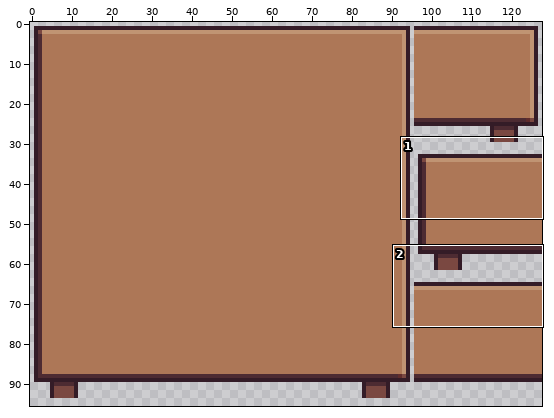
Edited in one commit: pixel-art file (assets/guide_wall.aseprite). Above, an overview of the earlier version with the close-up marked.
Close-up. The starting point:
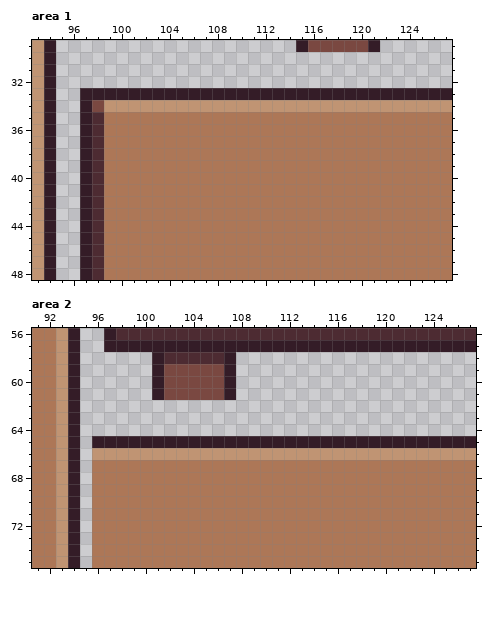
128x96 pixels, 1 frame. Shown: area 1: x 93..127, y 29..48; area 2: x 91..127, y 56..75. The commit also changed other parts of the picture, which this record leaves out.
After:
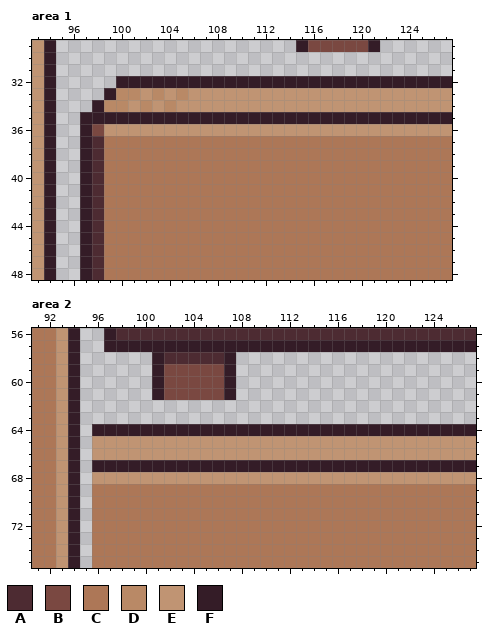
Palette (. is transparent): A #4d2b32  B #7a4841  C #ad7757  D #b98966  E #c09473  F #341c27
The edit:
Area 1:
The edit turns colour A into colour B in row 36 at x 98.
The edit turns colour E into colour D in row 34 at x 99 to 100, 102 and 104.
The edit turns colour F into colour D in row 33 at x 100 to 101, 103 and 105.
The edit turns colour C into colour E in row 36 at x 99 to 127.
The edit turns colour F into colour E in row 33 at x 102, 104 and 106 to 127.
There is now colour F in row 32 at x 100 to 127.
The edit turns colour A into colour F in row 35 at x 98.
The edit turns colour B into colour F in row 34 at x 98.
The edit turns colour C into colour F in row 35 at x 99 to 127.
Colour F is removed in row 33 at x 97 to 98; in row 34 at x 97.
Area 2:
The edit turns colour C into colour E in row 68 at x 96 to 127.
The edit turns colour F into colour E in row 65 at x 96 to 127.
There is now colour F in row 64 at x 96 to 127.
The edit turns colour C into colour F in row 67 at x 96 to 127.
Boxes around the changes in both close-ups, in picture pixels (x1, y1, x2, y2):
changed: (80, 76, 452, 136)
changed: (92, 424, 476, 484)
